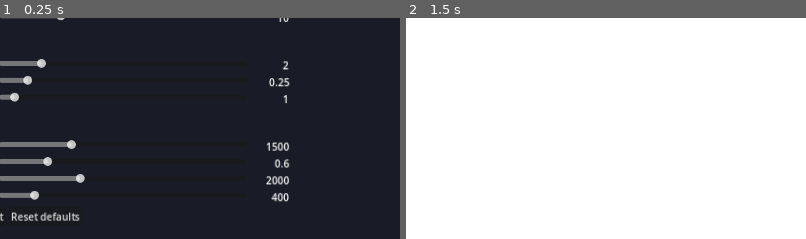
Above: before the commit, frames 1-2 (left to right).
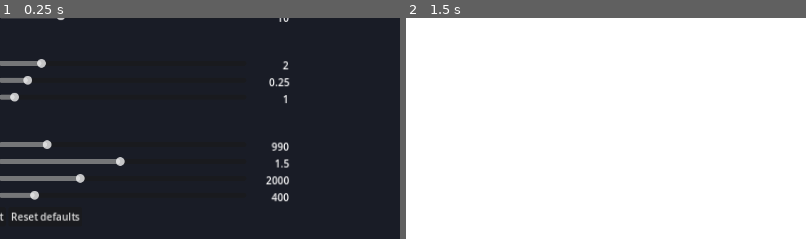
Above: after the commit, the same moments.

Repository: ooooonnnnn/Drill-Game-Prototypes
Game: Godot game, scene res://scenes/menu.tscn
The game is run twice, just before and just after one commit, with the same random seed, the same clock (stepped at 60 frames per second) and the same inputs.
Inputs (mouse positions are % of the whole screen's width and height, from its top left):
- Up to frame 1 (0.25 s): no input
- Up to frame 2 (1.5 s): click "Restart" at 0.5 s; move the mouse to (72, 44) at 1.27 s; click (72, 44) at 1.42 s
The pictures show only the part of the screen within x 47-97%, y 50-100%; the shares and areas given below are measured in that part.

The runs differ from the first frame. In frame 1, 0.9% of the frame differs, in the area x 10-73%, y 55-68%; in frame 2, nothing differs.

Commit message:
hook parameters defaults

Diff:
--- a/scripts/params.gd
+++ b/scripts/params.gd
@@ -15,8 +15,8 @@
 	"collision_tolerance": [2.0, 0.5, 10.0, 0.1, "Collision tolerance (px; higher = coarser, faster)"],
 	"split_interval": [0.25, 0.05, 2.0, 0.05, "Disconnect check interval while drilling (s)"],
 	"debris_density": [1.0, 0.1, 20.0, 0.1, "Debris density (mass per 1000 px²)"],
-	"hook_launch_speed": [1500.0, 100.0, 5000.0, 10.0, "Launch speed (px/s)"],
-	"hook_timeout": [0.6, 0.05, 3.0, 0.05, "Miss timeout (s)"],
+	"hook_launch_speed": [990.0, 100.0, 5000.0, 10.0, "Launch speed (px/s)"],
+	"hook_timeout": [1.5, 0.05, 3.0, 0.05, "Miss timeout (s)"],
 	"hook_retract_speed": [2000.0, 100.0, 6000.0, 10.0, "Retract speed (px/s)"],
 	"hook_reel_speed": [400.0, 10.0, 3000.0, 10.0, "Reel speed (px/s)"],
 }
